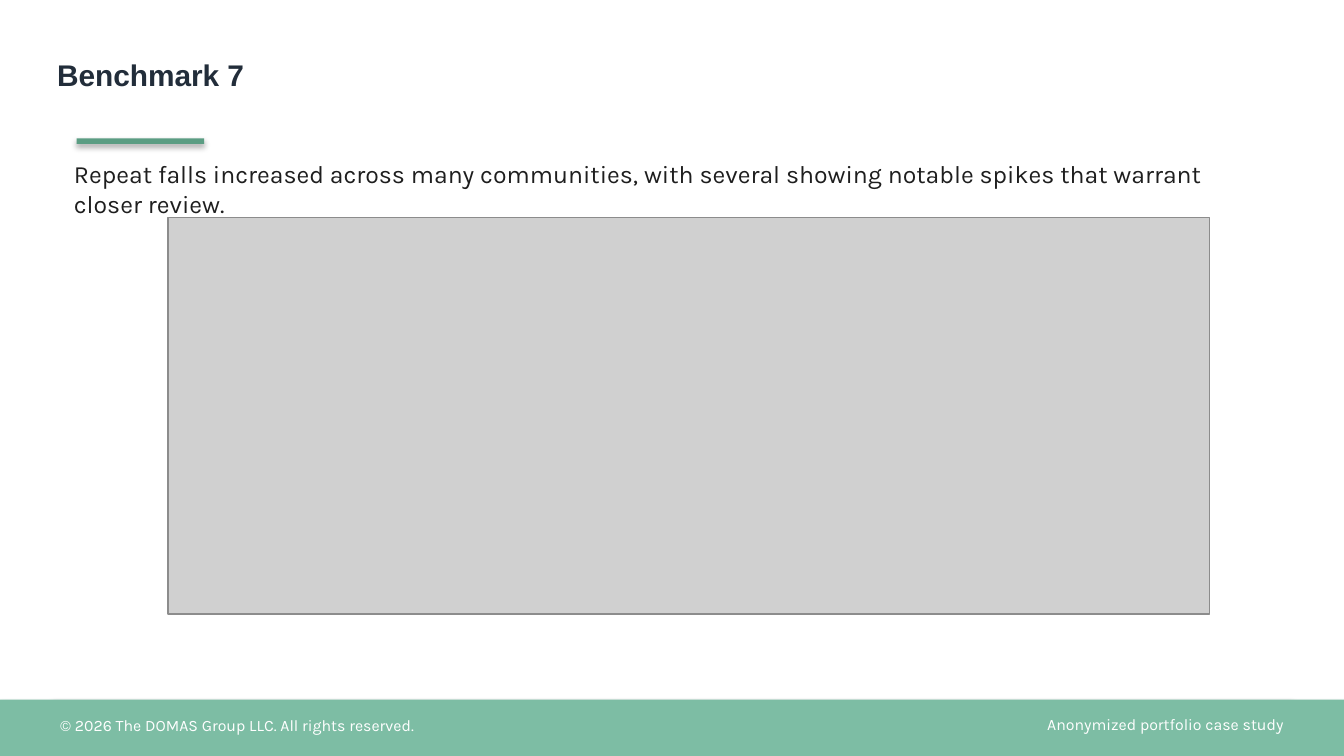
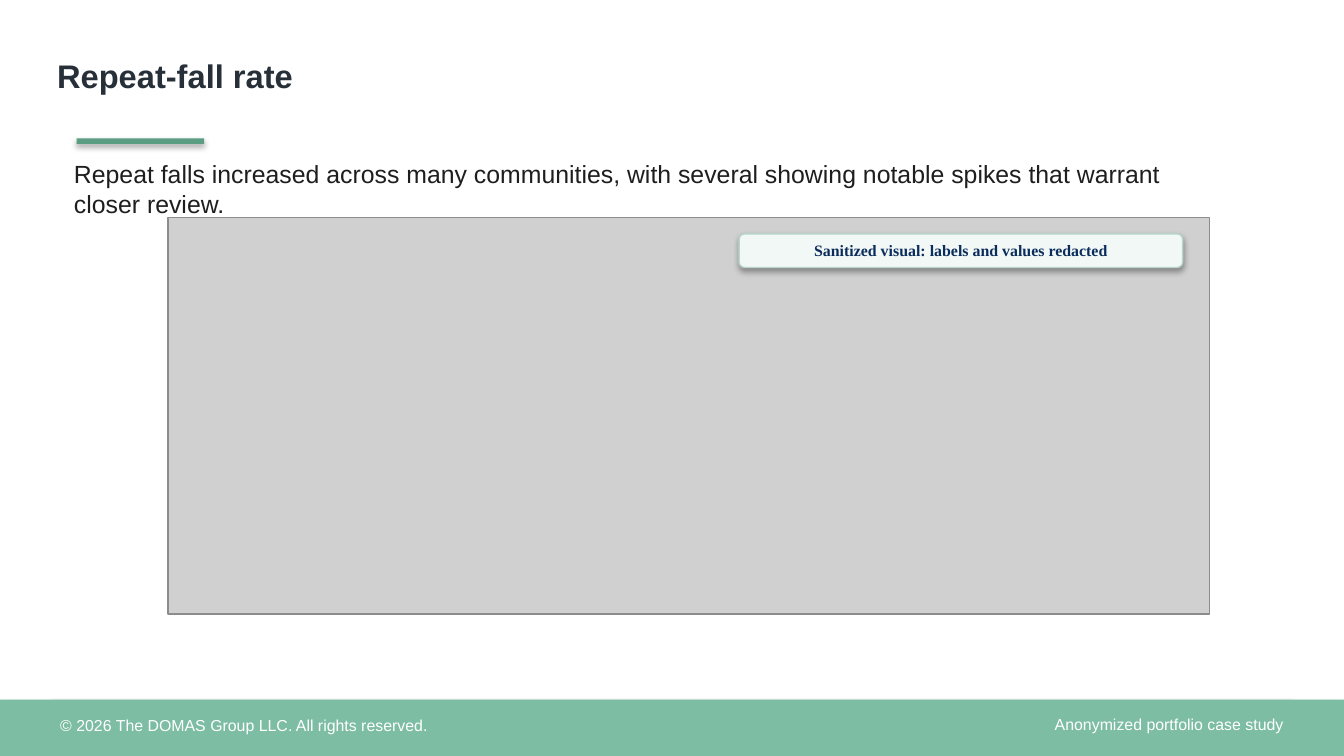
Before and after one commit to TheDOMASGroupLLC/healthcare-operations-benchmarking, a slide deck: slide 10 of case-study/Healthcare_Operations_Benchmarking_Case_Study.pptx (slide 12 before the commit). Drawn at 1344x756 pixels with LibreOffice and Linux fonts; fonts in the diff are those of the drawing; grey boxes stand for pictures. Boxes give left, top, right and bottom in pixels: in the first picture for what was removed or moved away, otherwise in the second. Text is boxed around its words. In the diff, an @@ line names an element or a change of style, - is before the commit and + after.

```diff
--- a/case-study/Healthcare_Operations_Benchmarking_Case_Study.pptx
+++ b/case-study/Healthcare_Operations_Benchmarking_Case_Study.pptx
@@ title at (x1=57, y1=64, x2=293, y2=94): text changed; size 16 to 17.5 pt; text colour #222D3A to #273039 @@
-Benchmark 7
+Repeat-fall rate
@@ font Karla to Arial in 3 elements at (x1=76, y1=719, x2=427, y2=734), (x1=1055, y1=718, x2=1283, y2=733), (x1=74, y1=165, x2=1160, y2=219) @@
@@ rounded rectangle added at (x1=739, y1=234, x2=1183, y2=267), fill #F2F8F6, outline #B7D6C9 0.75 pt, 8.5 pt, text #0B2D5C, bold @@
+Sanitized visual: labels and values redacted
```
Also in this commit, not shown: 14 other slides changed, 2 slides removed, 2 other files.
